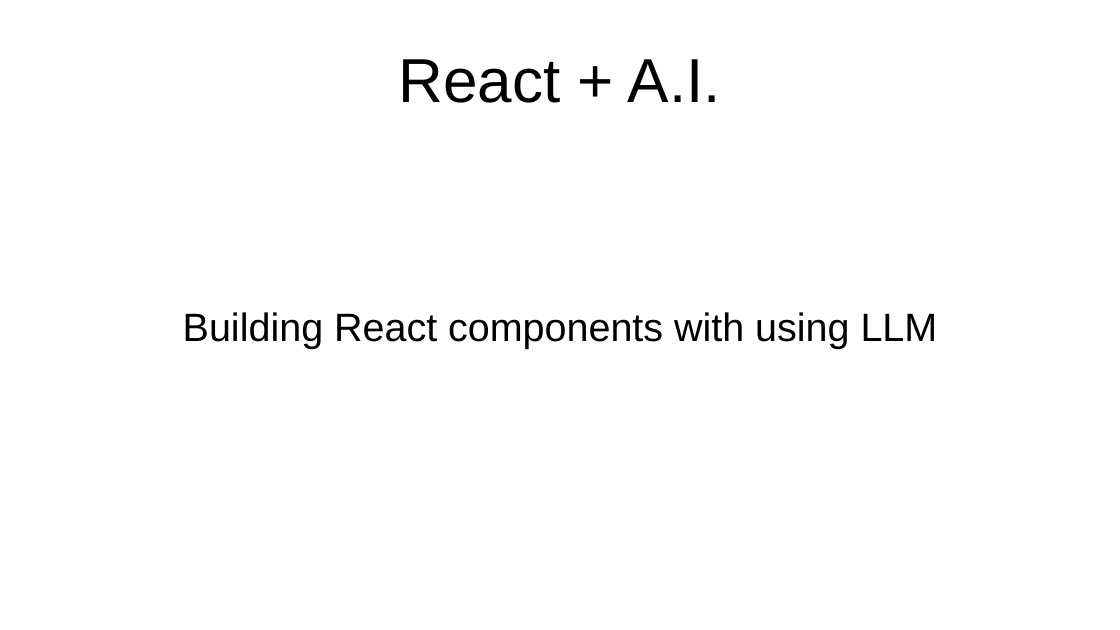
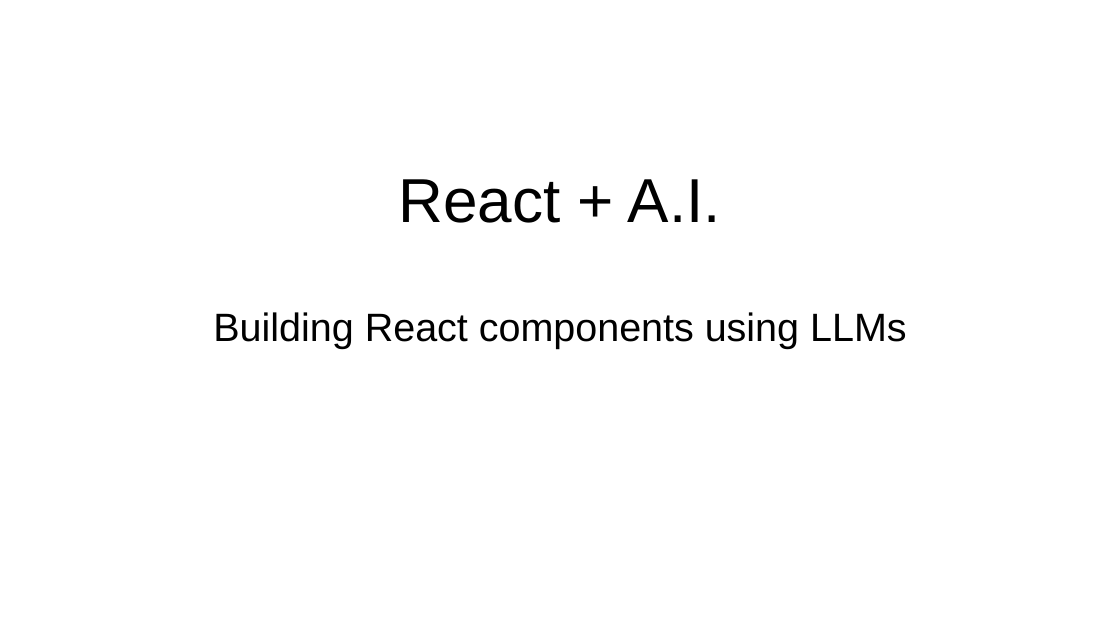
Before and after one commit to marcus-yeagle/react-tutorial, a slide deck: slide 1 of React 101.pptx. Drawn at 1120x630 pixels with LibreOffice and Linux fonts; fonts in the diff are those of the drawing. Boxes give left, top, right and bottom in pixels: in the first picture for what was removed or moved away, otherwise in the second. Text is boxed around its words. In the diff, an @@ line names an element or a change of style, - is before the commit and + after.

```diff
--- a/React 101.pptx
+++ b/React 101.pptx
@@ title "React + A.I.": place and size @@
-title "React + A.I." at <box>398,59,721,103</box>
+title "React + A.I." at <box>398,179,721,223</box>
@@ subtitle at <box>213,312,907,348</box>: text changed @@
-Building React components with using LLM
+Building React components using LLMs
```
Also in this commit, not shown: 6 other slides changed, 12 slides added, 1 slide removed, 2 other files.
